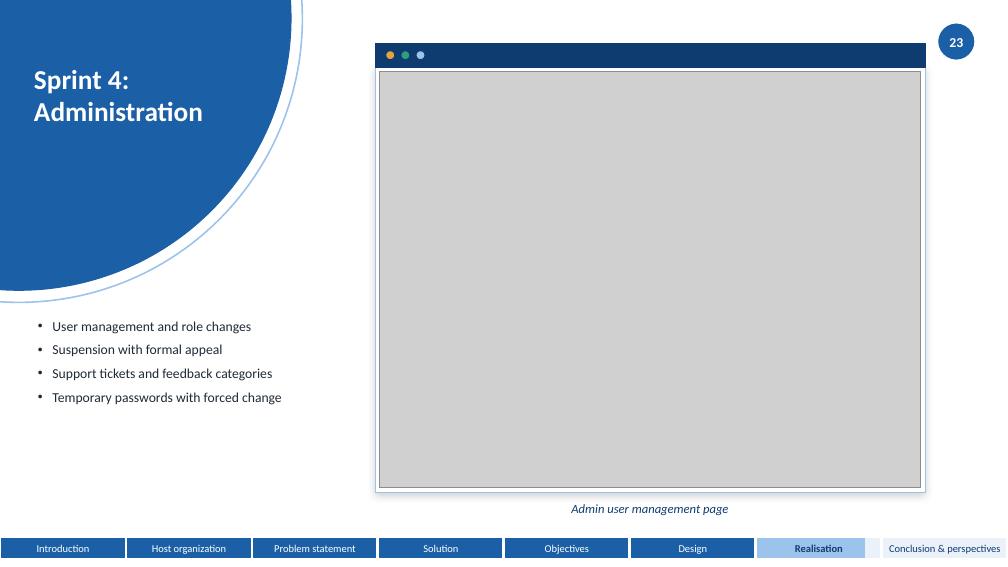
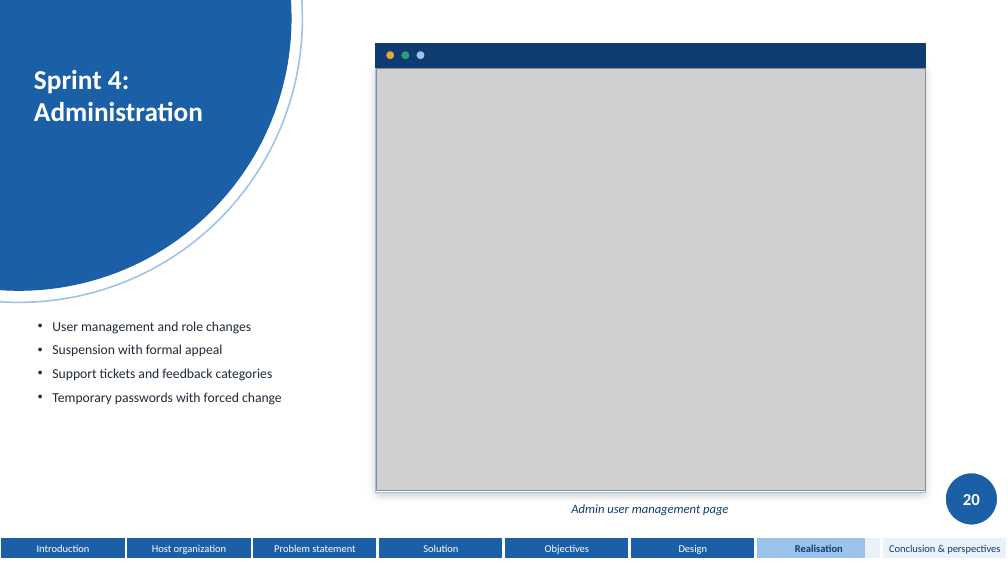
Before and after one commit to domdomxy/synkro, a slide deck: slide 21 of Synkro_PFA_Defense.pptx (slide 23 before the commit). Drawn at 1008x567 pixels with LibreOffice and Linux fonts; fonts in the diff are those of the drawing; grey boxes stand for pictures. Boxes give left, top, right and bottom in pixels: in the first picture for what was removed or moved away, otherwise in the second. Text is boxed around its words. In the diff, an @@ line names an element or a change of style, - is before the commit and + after.

Commit message:
Align defense speech with 26-slide deck
Condense the speech to a 9-minute target and reorganize it to match the updated 26-slide presentation, adding brief speaking cues for diagrams and visuals.

```diff
--- a/Synkro_PFA_Defense.pptx
+++ b/Synkro_PFA_Defense.pptx
@@ page number removed at (x1=949, y1=38, x2=963, y2=47) @@
-23
@@ picture resized from (x1=380, y1=72, x2=921, y2=488) to (x1=376, y1=68, x2=925, y2=490) @@
@@ ellipse resized from (x1=938, y1=23, x2=975, y2=60) to (x1=945, y1=473, x2=998, y2=526) @@
@@ page number added at (x1=963, y1=494, x2=980, y2=505), 16 pt, text #FFFFFF, bold @@
+20
```
Also in this commit, not shown: 24 other slides changed, 2 slides removed, 1 other file.
